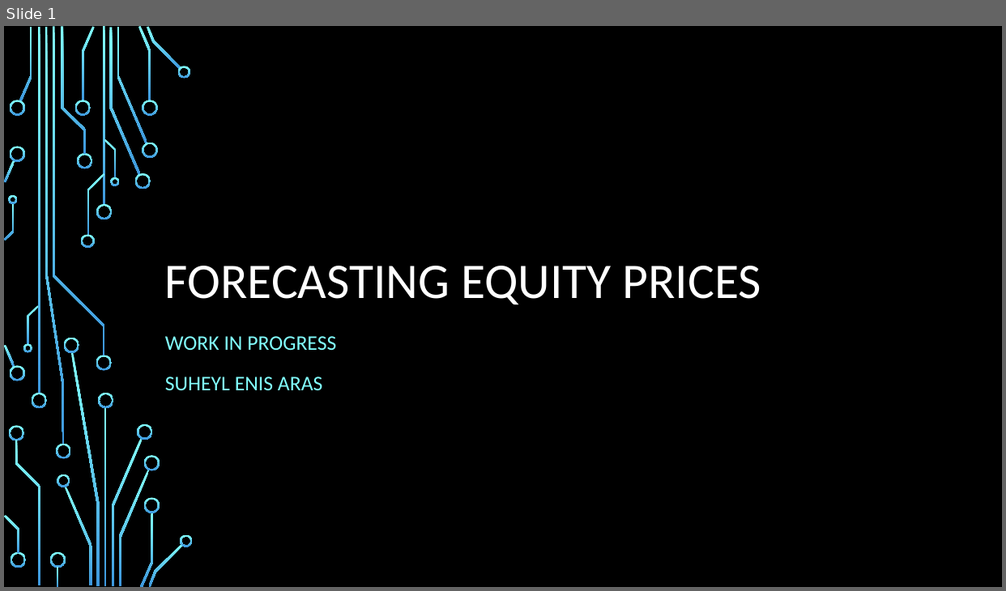
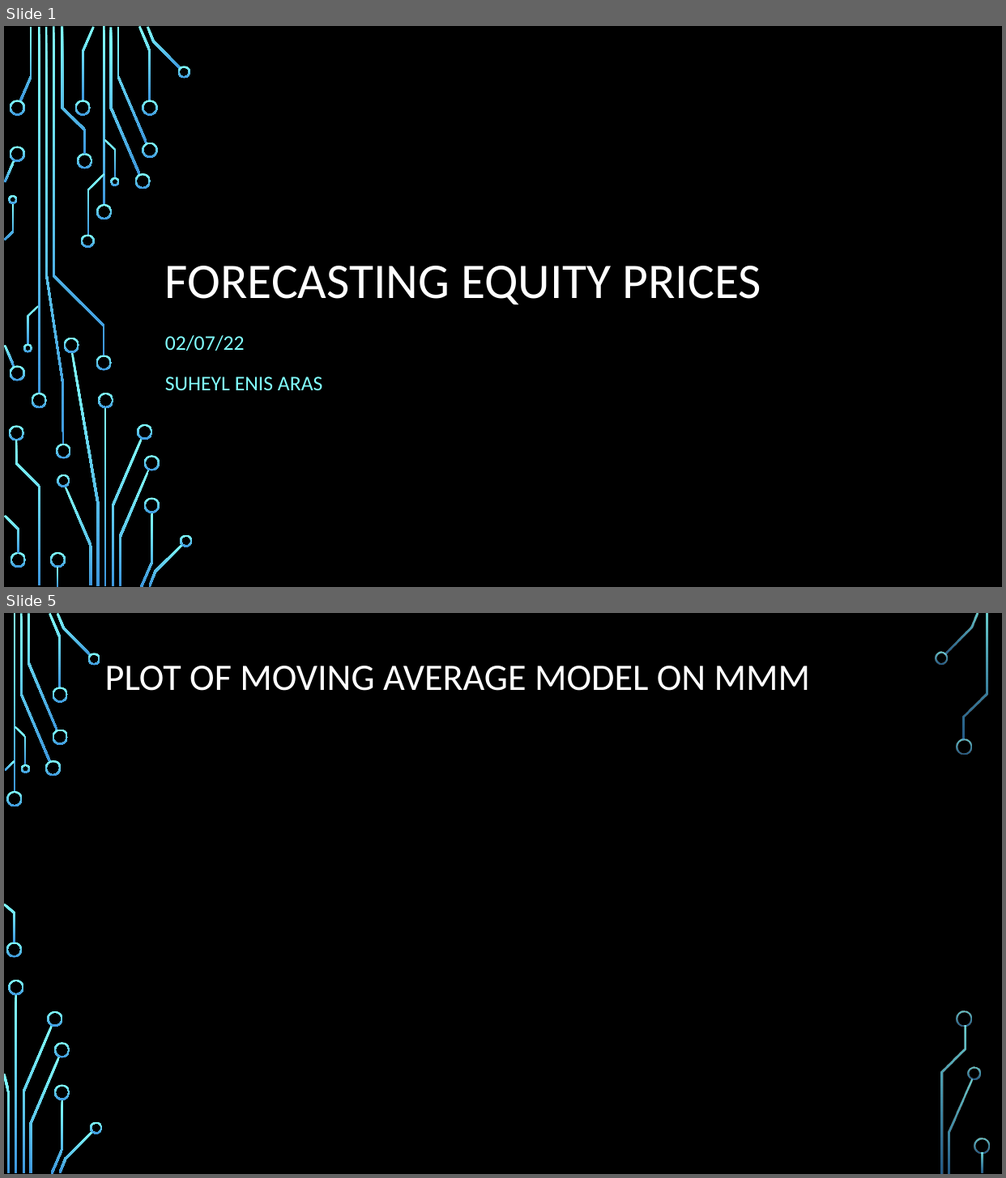
Before and after one commit to enisaras/RLOnEquities-Research, a slide deck: presentations/Week2_forecasting.pptx. Shown one above the other, each under a label of ours: slide 1 before the commit, slides 1 and 5 after it; the slides between them are not shown. The pictures are 1006x591 and 1006x1178 pixels, drawn with LibreOffice and Linux fonts; fonts in the diff are those of the drawing; background and template pictures are left out. Boxes give left, top, right and bottom in pixels: in the first picture for what was removed or moved away, otherwise in the second. Text is boxed around its words. In the diff, an @@ line names an element or a change of style, - is before the commit and + after.

```diff
--- a/presentations/Week2_forecasting.pptx
+++ b/presentations/Week2_forecasting.pptx
@@ slide 5 added at (x1=4, y1=613, x2=1002, y2=1174), background picture (left out) @@
@@ title added at (x1=105, y1=666, x2=810, y2=691), 36 pt, text #FFFFFF @@
+PLOT OF MOVING AVERAGE MODEL ON MMM
@@ group added at (x1=4, y1=613, x2=990, y2=1174): 33 freeform shapes, 3 rectangles @@
@@ slide 1 changed as well @@
@@ subtitle at (x1=165, y1=335, x2=245, y2=351): text changed @@
-WORK IN PROGRESS
+02/07/22
```
Also in this commit, not shown: 10 other slides added, 8 other files.
